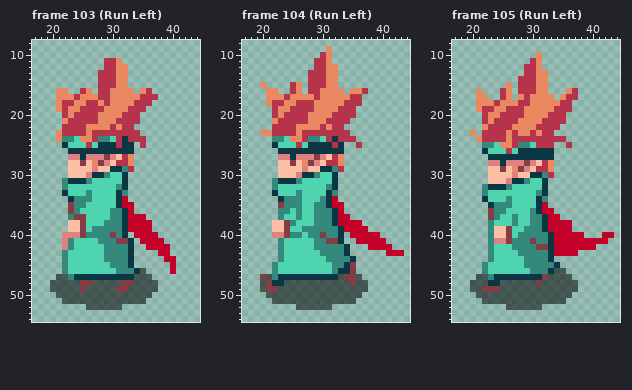
Pixel-art file: ase/player/PlayerAnimations.aseprite. Above, as it was before the edit.
55x55 pixels, 115 frames. Shown: frame 103 (Run Left): x 17..44, y 8..54; frame 104 (Run Left): x 17..44, y 8..54; frame 105 (Run Left): x 17..44, y 8..54. The commit also changed other frames, which this record leaves out.
After:
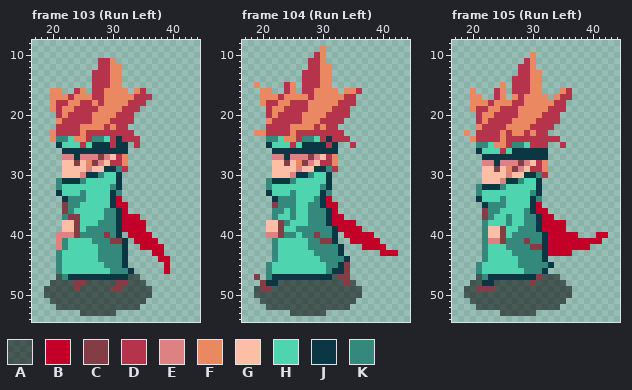
Palette (. is transparent): A #00000086  B #c20028  C #853d45  D #b6334c  E #de8182  F #ea8862  G #fcbea4  H #4fd4b0  J #0b3643  K #35887c
Log entry: Let's Run! (with SHIFT)
Edits made:
Changed rows in their new state; - is an unchanged pixel.
Frame 103 (Run Left), layers "Shadow", "Run Shadow":
first column x 19:
11 ---------D-F.---------
12 ---------D-F-.--------
13 --------D--F-.--------
14 --------D--F-.--------
15 --------D--F-.--------
16 -F-.-DF.D-F---.FD.----
17 -F--DF--D-F----D--.---
18 -FD-F-D-FDF---D--.----
19 -FDF-D---F---D--.-----
20 --DFD---F---D--.------
21 --FD----F--D---.------
22 --D---F---DFD-.-------
23 -FD---FD-------.------
24 -FK-HF-DK-HDJD--.-----
25 --JH--DHJ--DJ-.D.-----
26 ---J----------.-------
27 ---E-JE--CEGDF.-------
28 ---G-CGFCEGD-F.-------
29 ---G---EG-J-KD.-------
30 ---G--EJ-KH-J.--------
31 --KJ--KH----J.--------
32 --KH-------KJ.--------
33 --JH--KH---JK.--------
34 ---JK--H---JB.--------
35 ---CK-H----JB-.-------
36 ---CKH----K-JB.-------
37 ---KC-H---K-JB--.-----
38 ---G-CH--K--JB---.----
39 ---G-CHK----JB---.----
40 --E--CK---CKJ.B---.---
41 --EKH---K--C-J.B---.--
42 --EKH----K---J.-B---.-
43 --KH-----K---J.---B-.-
44 --KH-----K---J.----B-.
45 --KH------K--J.-----B.
46 --KH-------K--J..---B.
47 ---KJ---------A-..----
48 -----C-A----C-A--..---
49 A----CA----C-A----.---
50 AA--------------------
51 -AA-------------------
52 --AAAAA------AAA------
53 ------AAAAAA----------
Frame 104 (Run Left), layers "Shadow", "Run Shadow":
first column x 19:
 9 -----------F.------------
10 ----------DF.------------
11 ---------D-F.------------
12 ---------D-F-.-----------
13 --------D--F-.-----------
14 --------D--F-.-----------
15 F.---DF.D--F-.-----------
16 -F-.-DF.D-F---.F-D.------
17 -F--DF---DF----D-.-------
18 -FD-F-D--F----D--.-------
19 --DF-D---F---D--.--------
20 --DFD---F---D---.--------
21 --FD----F--D---.---------
22 --D---F---DFD-.----------
23 F-D---FD-------.---------
24 --K-HF-DK-HDJD--.--------
25 --JH--DHJ---DJ.-D.-------
26 ---J----------.----------
27 ---E-JE--CEGDF.----------
28 ---G-CGFCEGD-F.----------
29 ---G---EG-J-KD.----------
30 ---G--EJ-KH-J.-----------
31 --KJ--KH----J.-----------
32 --KH-------KJ.-----------
33 --JH--KH---JK.-----------
34 ---JK--H--KJB.-----------
35 ---CK--H-K-JB-.----------
36 ---K-HKH-K--JB.----------
37 ---KH-KH-K--JB-.---------
38 --G-CKH--K--JB---.-------
39 --G-CH-K-----JB---.------
40 --E-CK-HK-CK-J.B----.----
41 ---KH----K-C-J.-B----.---
42 ---KH----K----J.--B---.--
43 ---KH-----K---J.-----B--.
44 ---KH------K---J.--------
45 --KH--------K-JC.--------
46 --KH--------KJ-C.--------
47 C.KJ---------AC-..-------
48 -CJ-A----------CA..------
49 AC-A--------------.------
50 AA-----------------------
51 -AA----------------------
52 --AAAAA------AAA---------
53 ------AAAAAA-------------
Frame 105 (Run Left), layers "Shadow", "Run Shadow":
first column x 19:
10 -----------F.------------
11 ----------DF.------------
12 ---------D-F.------------
13 ---------D-F-.-----------
14 --------D--F-.-----------
15 ------F.D--F-.-----------
16 -F.--DF.D--F-.--FD.------
17 -F-.-DF.FDF---.FD-.------
18 -F--DF--D-F----D-.-------
19 -FD-F-D--F----D--.-------
20 --DF-D---F---D--.--------
21 --DFD---F---D---.--------
22 --FD---F---D---.---------
23 F.D---FDF-DFD-.----------
24 -FD---FD--------.--------
25 --K-HF-DK-HD--.-D.-------
26 --JH--DHJ-----.----------
27 ---J----------.----------
28 ---E-JE--CEGDF.----------
29 ---G-CGFCEGD-F.----------
30 ---G---EG-J-KD.----------
31 ---G--EJ-KH-J.-----------
32 --KJ--KH----J.-----------
33 --KH-------KJ.-----------
34 --JH--KH---JK.-----------
35 ---JK--H---JB.-----------
36 ---CK-H---KJB-.----------
37 ---CKH-KH-K-JB-.---------
38 ---KH--KH-K-JB---.-------
39 ---KG-CH-K--JB---.-------
40 ---KG-CHK----JB----.--B-.
41 ---KE-CK--CK-JB--------.-
42 ---KH--K---C-JB------.---
43 ---KH---K----JB---.------
44 ---KH----K---J.----------
45 --KH-----K----J.---------
46 --KH------K--J...--------
47 ---KJ-------CA--..-------
48 ---J-A-----CA----..------
49 A-C--A------------.------
50 AA-----------------------
51 -AA----------------------
52 --AAAAA------AAA---------
53 ------AAAAAA-------------
